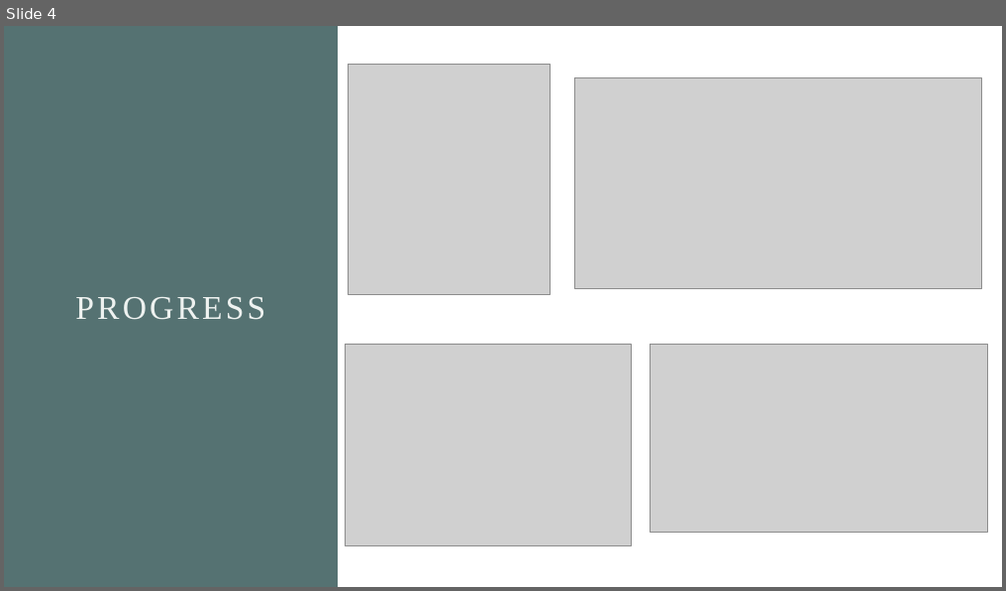
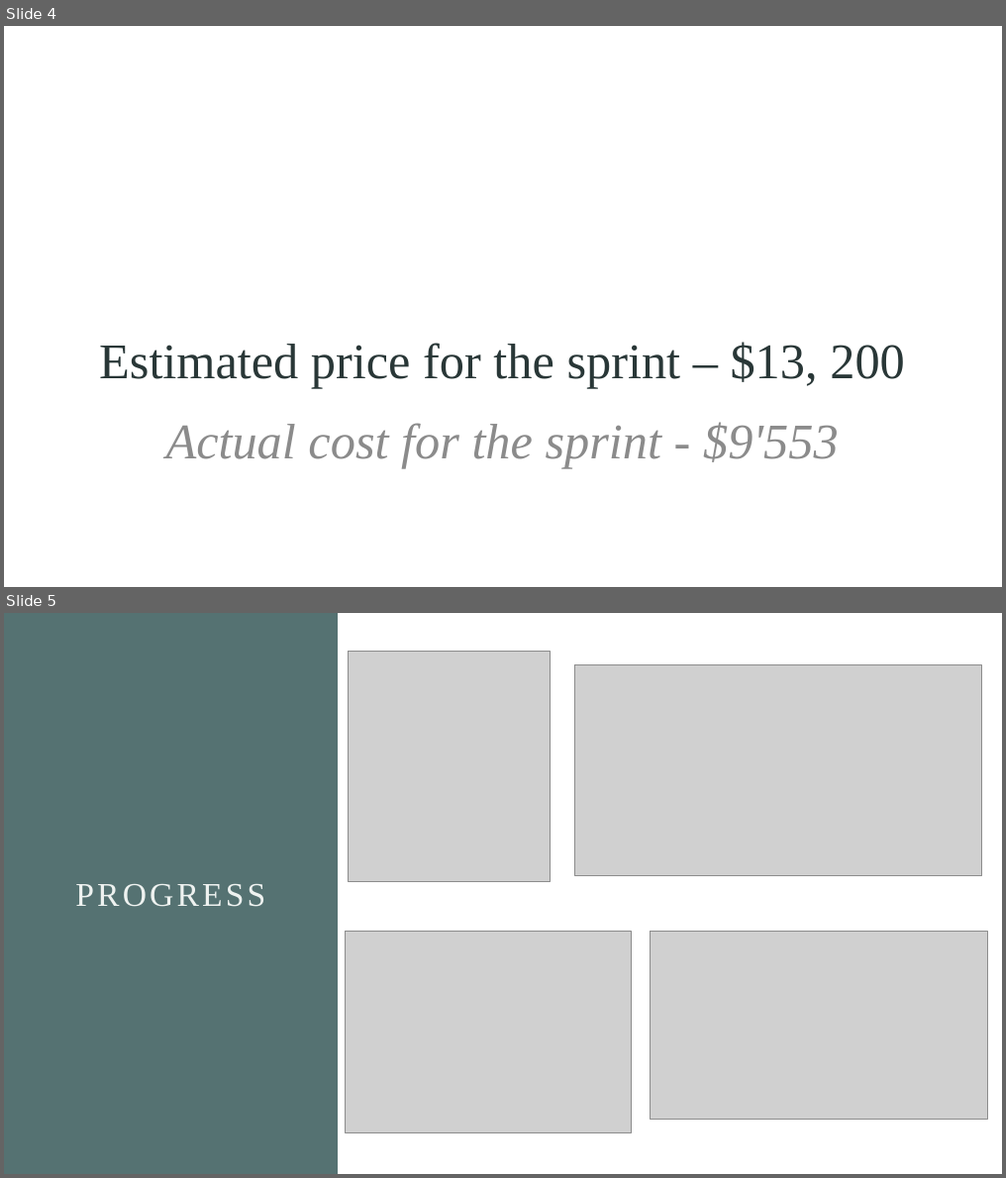
Before and after one commit to CraigChaus/Sketchy-Mine-, a slide deck: docs/resources/Spirnt2-Presentation.pptx. Shown one above the other, each under a label of ours: slide 4 before the commit, slides 4 and 5 after it. The pictures are 1006x591 and 1006x1178 pixels, drawn with LibreOffice and Linux fonts; fonts in the diff are those of the drawing; grey boxes stand for pictures. Boxes give left, top, right and bottom in pixels: in the first picture for what was removed or moved away, otherwise in the second. Text is boxed around its words. In the diff, an @@ line names an element or a change of style, - is before the commit and + after.

Commit message:
docs: Include updated sprint 2 pitch presentation

```diff
--- a/docs/resources/Spirnt2-Presentation.pptx
+++ b/docs/resources/Spirnt2-Presentation.pptx
@@ slide 4 added at box(4, 26, 1002, 587), background #FFFFFF @@
@@ title added at box(99, 342, 905, 388), 48 pt, text #293737 @@
+Estimated price for the sprint – $13, 200
@@ text added at box(166, 422, 839, 470), 48 pt, text #8C8C8C, italic @@
+Actual cost for the sprint - $9'553
@@ what was slide 4 is now slide 5 @@
```
